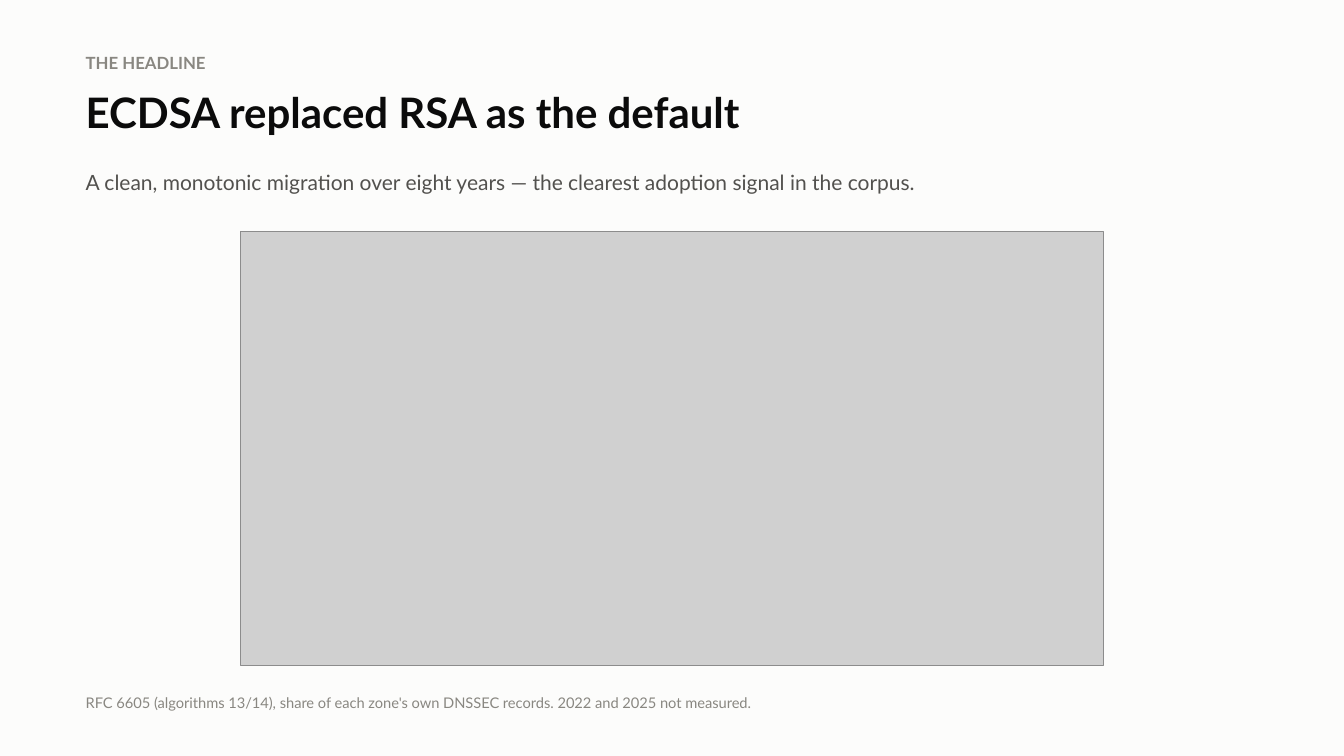
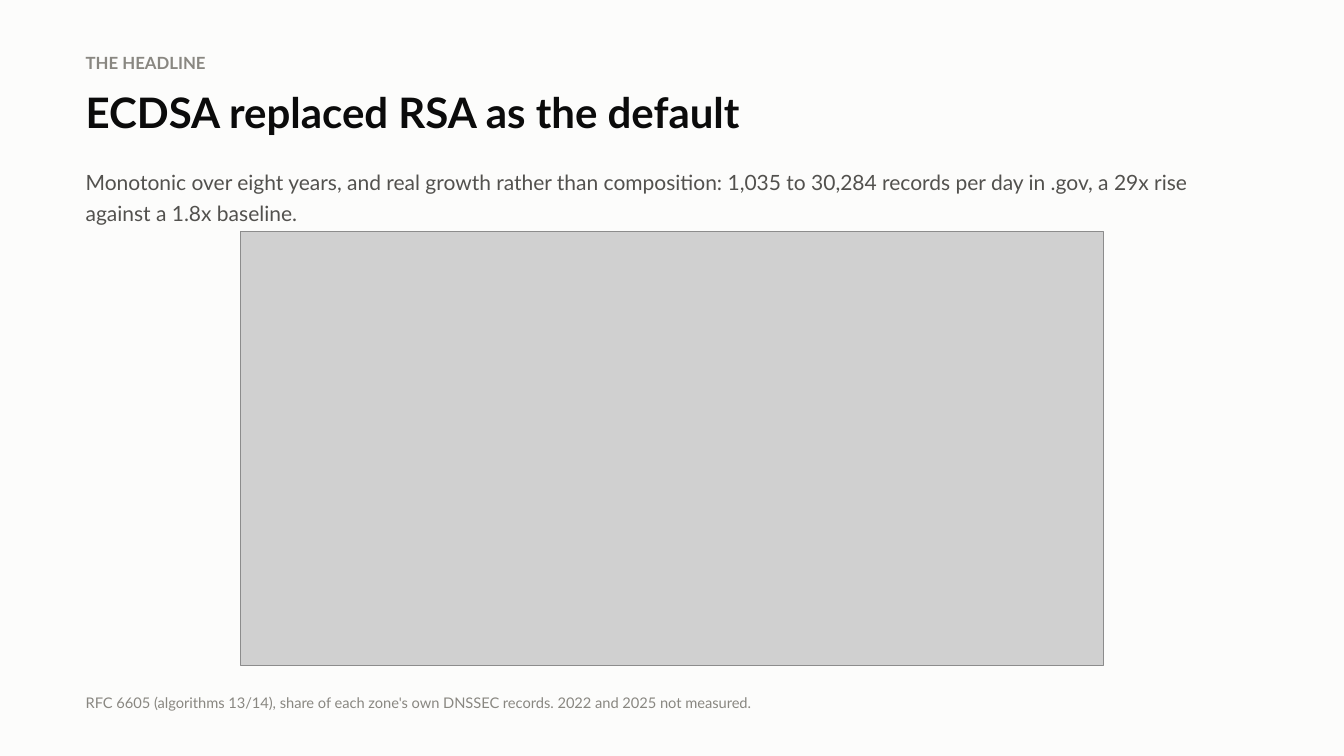
Before and after one commit to j776w781/rfc_adoption, a slide deck: slide 4 of out/analysis/dnssec_rfc_adoption.pptx. Drawn at 1344x756 pixels with LibreOffice and Linux fonts; fonts in the diff are those of the drawing; grey boxes stand for pictures. Boxes give left, top, right and bottom in pixels: in the first picture for what was removed or moved away, otherwise in the second. Text is boxed around its words. In the diff, an @@ line names an element or a change of style, - is before the commit and + after.

```diff
--- a/out/analysis/dnssec_rfc_adoption.pptx
+++ b/out/analysis/dnssec_rfc_adoption.pptx
@@ text at (86,174,1187,225): text changed @@
-A clean, monotonic migration over eight years — the clearest adoption signal in the corpus.
+Monotonic over eight years, and real growth rather than composition: 1,035 to 30,284 records per day in .gov, a 29x rise against a 1.8x baseline.
```
Also in this commit, not shown: 1 other slide changed, 3 other files.
